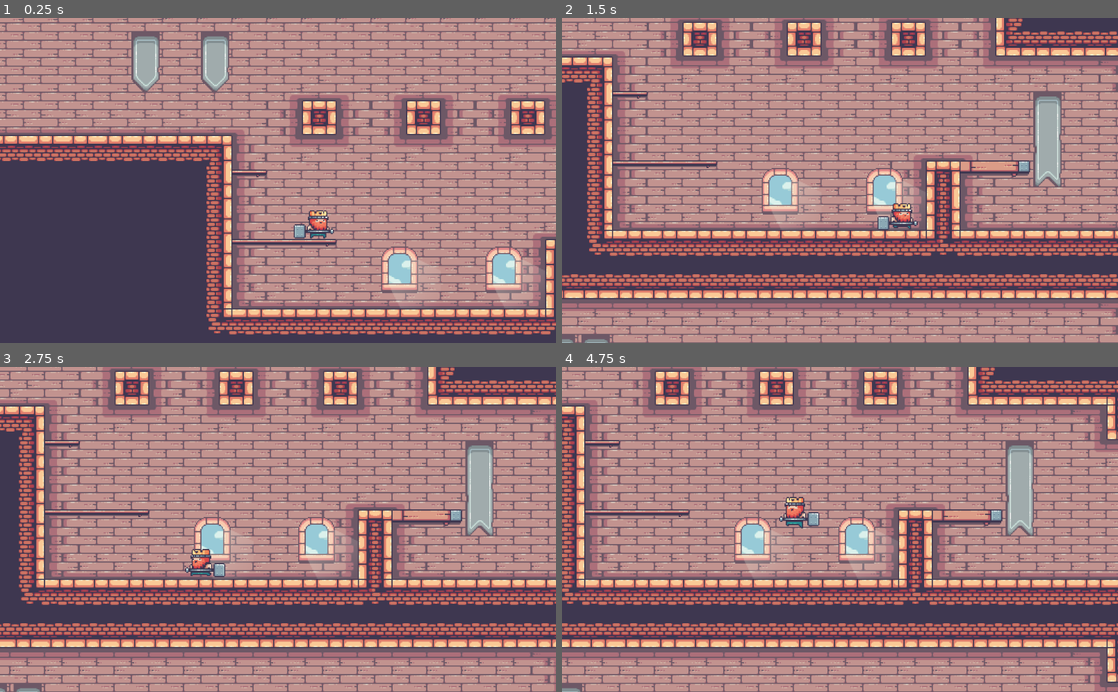
Above: before the commit, frames 1-4 (two rows, left to right).
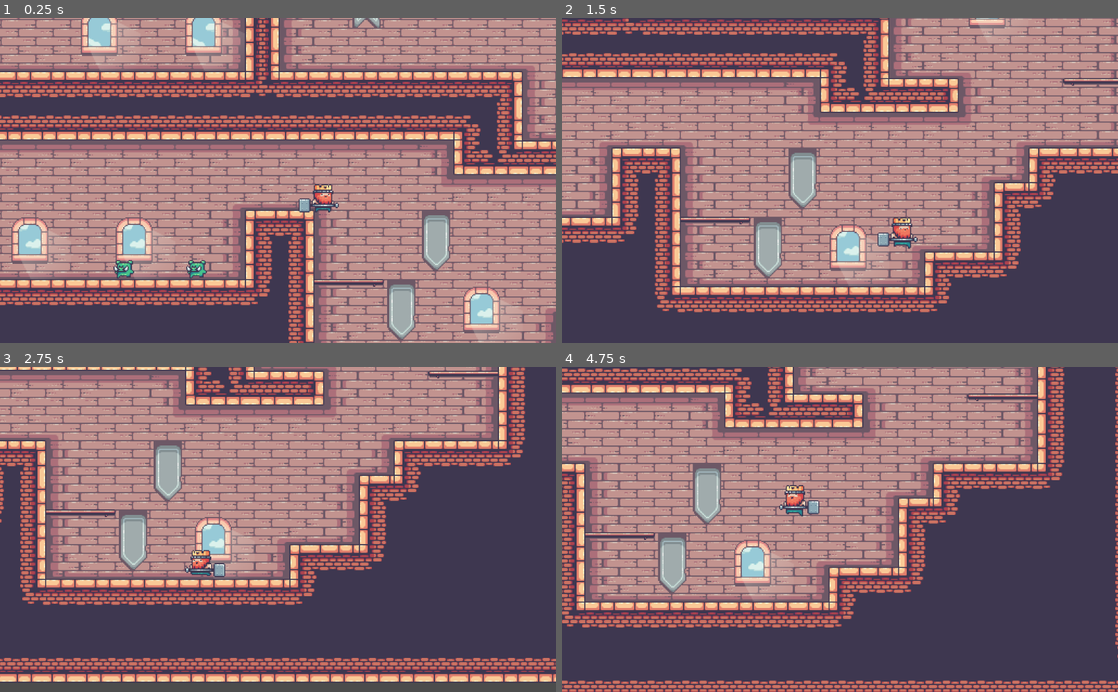
Above: after the commit, the same moments.

Repository: willyjinx96/Juego_281
Game: Godot game, scene res://Pruebas/Main_level.tscn
The game is run twice, just before and just after one commit, with the same random seed, the same clock (stepped at 60 frames per second) and the same inputs. The project has no main scene, so this scene is started directly.
Inputs:
- Up to frame 1 (0.25 s): no input
- Up to frame 2 (1.5 s): hold C 0.53-1.28 s; hold Right (ui_right) from 0.53 s (still down); tap Up (ui_up) at 0.77 s; tap X at 1.35 s
- Up to frame 3 (2.75 s): tap Up (ui_up) at 1.52 s; release Right (ui_right) at 2.03 s; hold Left (ui_left) from 2.03 s (still down); hold C from 2.03 s (still down)
- Up to frame 4 (4.75 s): release Left (ui_left) at 2.78 s; release C at 2.78 s; hold Right (ui_right) 2.78-4.28 s; tap X at 2.85, 4.35 s; tap Up (ui_up) at 3.02, 3.77, 4.52 s; hold C 3.53-4.28 s; hold Left (ui_left) from 4.28 s (still down)

The runs differ from the first frame. In frame 1, 77% of the frame differs, in the area x 0-100%, y 0-100%; in frame 2, 81%; in frame 3, 58%; in frame 4, 75%.

Commit message:
se corrigio los layers y mask

Diff:
--- a/Enemigos/cerdo/CerdoEnemigo.tscn
+++ b/Enemigos/cerdo/CerdoEnemigo.tscn
@@ -31,118 +31,114 @@
 region = Rect2( 170, 0, 34, 28 )
 
 [sub_resource type="AtlasTexture" id=7]
-atlas = ExtResource( 5 )
+atlas = ExtResource( 1 )
 region = Rect2( 0, 0, 34, 28 )
 
 [sub_resource type="AtlasTexture" id=8]
 atlas = ExtResource( 1 )
-region = Rect2( 0, 0, 34, 28 )
+region = Rect2( 34, 0, 34, 28 )
 
 [sub_resource type="AtlasTexture" id=9]
 atlas = ExtResource( 1 )
-region = Rect2( 34, 0, 34, 28 )
+region = Rect2( 68, 0, 34, 28 )
 
 [sub_resource type="AtlasTexture" id=10]
 atlas = ExtResource( 1 )
-region = Rect2( 68, 0, 34, 28 )
+region = Rect2( 102, 0, 34, 28 )
 
 [sub_resource type="AtlasTexture" id=11]
 atlas = ExtResource( 1 )
-region = Rect2( 102, 0, 34, 28 )
+region = Rect2( 136, 0, 34, 28 )
 
 [sub_resource type="AtlasTexture" id=12]
 atlas = ExtResource( 1 )
-region = Rect2( 136, 0, 34, 28 )
+region = Rect2( 170, 0, 34, 28 )
 
 [sub_resource type="AtlasTexture" id=13]
 atlas = ExtResource( 1 )
-region = Rect2( 170, 0, 34, 28 )
+region = Rect2( 204, 0, 34, 28 )
 
 [sub_resource type="AtlasTexture" id=14]
 atlas = ExtResource( 1 )
-region = Rect2( 204, 0, 34, 28 )
+region = Rect2( 238, 0, 34, 28 )
 
 [sub_resource type="AtlasTexture" id=15]
 atlas = ExtResource( 1 )
-region = Rect2( 238, 0, 34, 28 )
+region = Rect2( 272, 0, 34, 28 )
 
 [sub_resource type="AtlasTexture" id=16]
 atlas = ExtResource( 1 )
-region = Rect2( 272, 0, 34, 28 )
+region = Rect2( 306, 0, 34, 28 )
 
 [sub_resource type="AtlasTexture" id=17]
 atlas = ExtResource( 1 )
-region = Rect2( 306, 0, 34, 28 )
+region = Rect2( 340, 0, 34, 28 )
 
 [sub_resource type="AtlasTexture" id=18]
-atlas = ExtResource( 1 )
-region = Rect2( 340, 0, 34, 28 )
+atlas = ExtResource( 2 )
+region = Rect2( 0, 0, 34, 28 )
 
 [sub_resource type="AtlasTexture" id=19]
 atlas = ExtResource( 2 )
-region = Rect2( 0, 0, 34, 28 )
+region = Rect2( 34, 0, 34, 28 )
 
 [sub_resource type="AtlasTexture" id=20]
 atlas = ExtResource( 2 )
-region = Rect2( 34, 0, 34, 28 )
+region = Rect2( 68, 0, 34, 28 )
 
 [sub_resource type="AtlasTexture" id=21]
 atlas = ExtResource( 2 )
-region = Rect2( 68, 0, 34, 28 )
+region = Rect2( 102, 0, 34, 28 )
 
 [sub_resource type="AtlasTexture" id=22]
-atlas = ExtResource( 2 )
-region = Rect2( 102, 0, 34, 28 )
+atlas = ExtResource( 5 )
+region = Rect2( 0, 0, 34, 28 )
 
-[sub_resource type="AtlasTexture" id=23]
-atlas = ExtResource( 2 )
-region = Rect2( 136, 0, 34, 28 )
-
-[sub_resource type="SpriteFrames" id=24]
+[sub_resource type="SpriteFrames" id=23]
 animations = [ {
 "frames": [ SubResource( 1 ), SubResource( 2 ), SubResource( 3 ), SubResource( 4 ), SubResource( 5 ), SubResource( 6 ) ],
 "loop": true,
 "name": "caminar",
 "speed": 6.0
 }, {
-"frames": [ SubResource( 7 ) ],
-"loop": true,
-"name": "caida",
-"speed": 5.0
-}, {
-"frames": [ SubResource( 8 ), SubResource( 9 ), SubResource( 10 ), SubResource( 11 ), SubResource( 12 ), SubResource( 13 ), SubResource( 14 ), SubResource( 15 ), SubResource( 16 ), SubResource( 17 ), SubResource( 18 ) ],
+"frames": [ SubResource( 7 ), SubResource( 8 ), SubResource( 9 ), SubResource( 10 ), SubResource( 11 ), SubResource( 12 ), SubResource( 13 ), SubResource( 14 ), SubResource( 15 ), SubResource( 16 ), SubResource( 17 ) ],
 "loop": true,
 "name": "parado",
 "speed": 10.0
 }, {
-"frames": [ SubResource( 18 ), SubResource( 19 ), SubResource( 20 ), SubResource( 21 ), SubResource( 22 ) ],
+"frames": [ SubResource( 17 ), SubResource( 18 ), SubResource( 19 ), SubResource( 20 ), SubResource( 21 ) ],
 "loop": false,
 "name": "atacar",
 "speed": 5.0
+}, {
+"frames": [ SubResource( 22 ) ],
+"loop": true,
+"name": "caida",
+"speed": 5.0
 } ]
 
-[sub_resource type="CapsuleShape2D" id=25]
+[sub_resource type="CapsuleShape2D" id=24]
 radius = 5.41147
 height = 5.42278
 
-[sub_resource type="CapsuleShape2D" id=26]
+[sub_resource type="CapsuleShape2D" id=25]
 radius = 4.82465
 height = 8.46458
 
 [node name="CerdoEnemigo" type="KinematicBody2D"]
-collision_layer = 4
-collision_mask = 27
+collision_layer = 2
+collision_mask = 25
 script = ExtResource( 3 )
 
 [node name="AnimatedSprite" type="AnimatedSprite" parent="."]
-frames = SubResource( 24 )
+frames = SubResource( 23 )
 animation = "atacar"
 frame = 4
 playing = true
 
 [node name="CollisionShape2D" type="CollisionShape2D" parent="."]
 position = Vector2( 2.63636, 5.54124 )
-shape = SubResource( 25 )
+shape = SubResource( 24 )
 
 [node name="detectarFrente" type="RayCast2D" parent="."]
 position = Vector2( 2.66585, 5.19139 )
--- a/Jugador/Rey_p1.tscn
+++ b/Jugador/Rey_p1.tscn
@@ -37,7 +37,7 @@
 [node name="movement" type="AnimatedSprite" parent="."]
 frames = ExtResource( 1 )
 animation = "hit"
-frame = 3
+frame = 2
 playing = true
 
 [node name="AnimationPlayer" type="AnimationPlayer" parent="movement"]
--- a/Pruebas/Main_level.tscn
+++ b/Pruebas/Main_level.tscn
@@ -68,14 +68,14 @@
 [node name="queen" type="AnimatedSprite" parent="."]
 position = Vector2( 929.453, 79.2353 )
 frames = SubResource( 7 )
-frame = 2
+frame = 3
 playing = true
 
 [node name="Rey_p1" parent="." instance=ExtResource( 3 )]
-position = Vector2( 266, 182 )
+position = Vector2( 542.312, 420.936 )
 
 [node name="CerdoEnemigo2" parent="." instance=ExtResource( 6 )]
-position = Vector2( 537.077, 417.106 )
+position = Vector2( 410.267, 491.857 )
 
 [node name="CerdoEnemigo" parent="." instance=ExtResource( 6 )]
 position = Vector2( 477.553, 484.365 )
Not shown: 2 places in Enemigos/cerdo/CerdoEnemigo.tscn that only renumber resources
